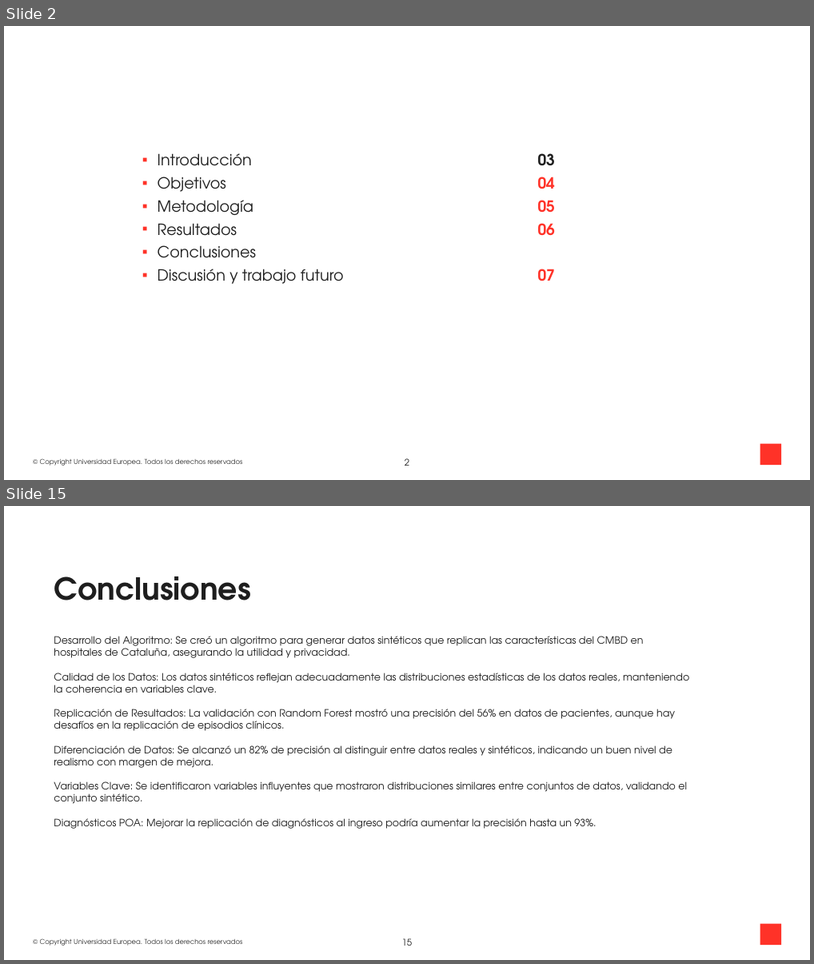
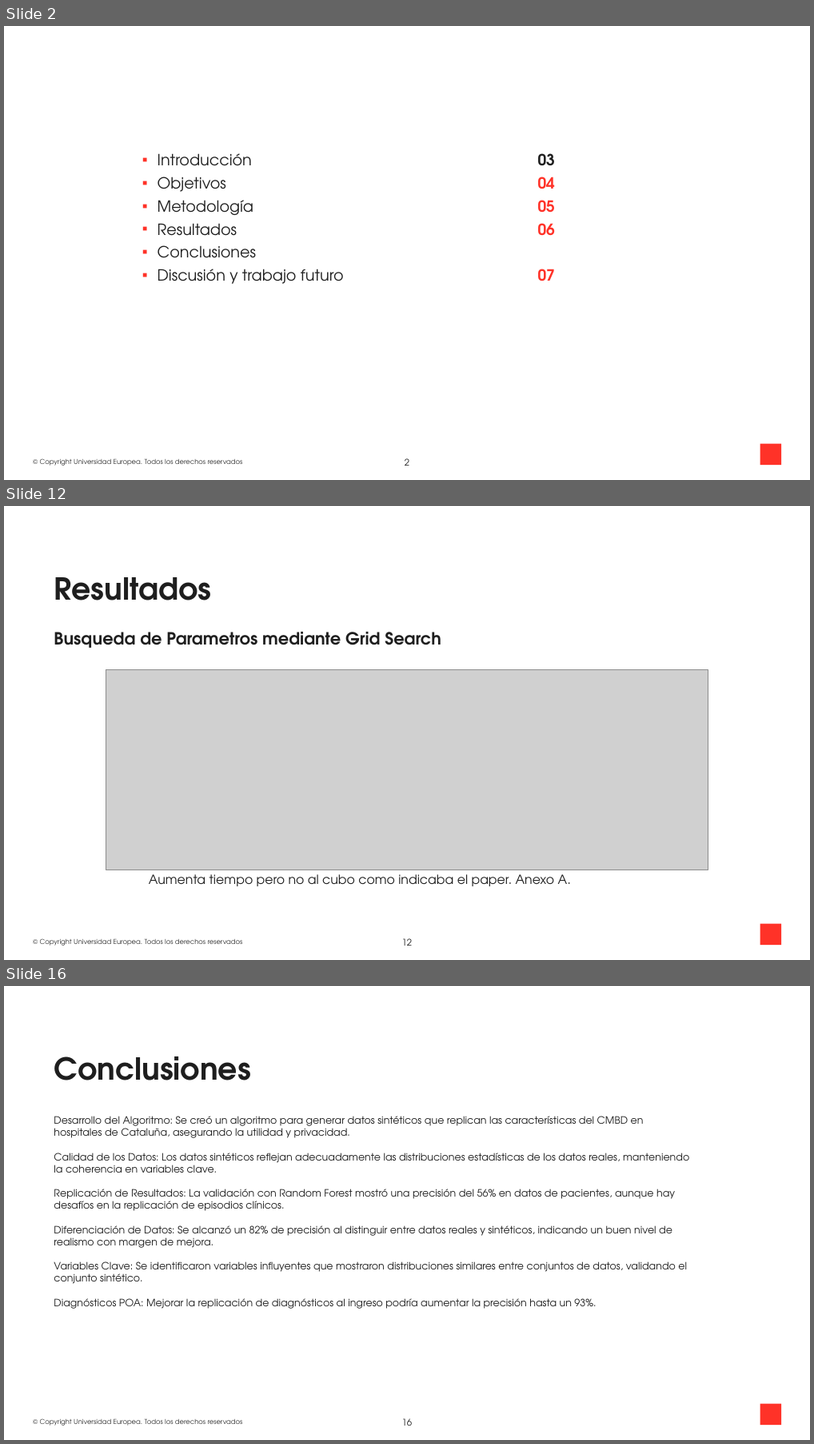
Before and after one commit to gerardmarturia/Sintetic-data-GMN, a slide deck: Presentacion/Presentacion TFM GMN.pptx. Shown one above the other, each under a label of ours: slides 2 and 15 before the commit, slides 2, 12 and 16 after it; the slides between them are not shown. The pictures are 814x964 and 814x1444 pixels, drawn with LibreOffice and Linux fonts; fonts in the diff are those of the drawing; grey boxes stand for pictures; background and template pictures are left out. Boxes give left, top, right and bottom in pixels: in the first picture for what was removed or moved away, otherwise in the second. Text is boxed around its words. In the diff, an @@ line names an element or a change of style, - is before the commit and + after.

```diff
--- a/Presentacion/Presentacion TFM GMN.pptx
+++ b/Presentacion/Presentacion TFM GMN.pptx
@@ slide 12 added at [4, 506, 810, 960], background #FFFFFF; not listed: 2 template elements that a slide beside it also shows @@
@@ title added at [54, 577, 211, 600], 43.3 pt, text #1E1E1E, bold @@
+Resultados
@@ text added at [54, 632, 442, 648], 24 pt, text #1E1E1E, bold @@
+Busqueda de Parametros mediante Grid Search
@@ picture added at [106, 670, 709, 869] @@
@@ text added at [149, 874, 571, 886], 18 pt, text #1E1E1E @@
+Aumenta tiempo pero no al cubo como indicaba el paper. Anexo A.
@@ page number added at [402, 938, 413, 945], 13 pt, text #1E1E1E @@
+12
@@ what was slide 15 is now slide 16 @@
```
Also in this commit, not shown: 10 slides changed, 7 other slides added, 4 slides removed.
